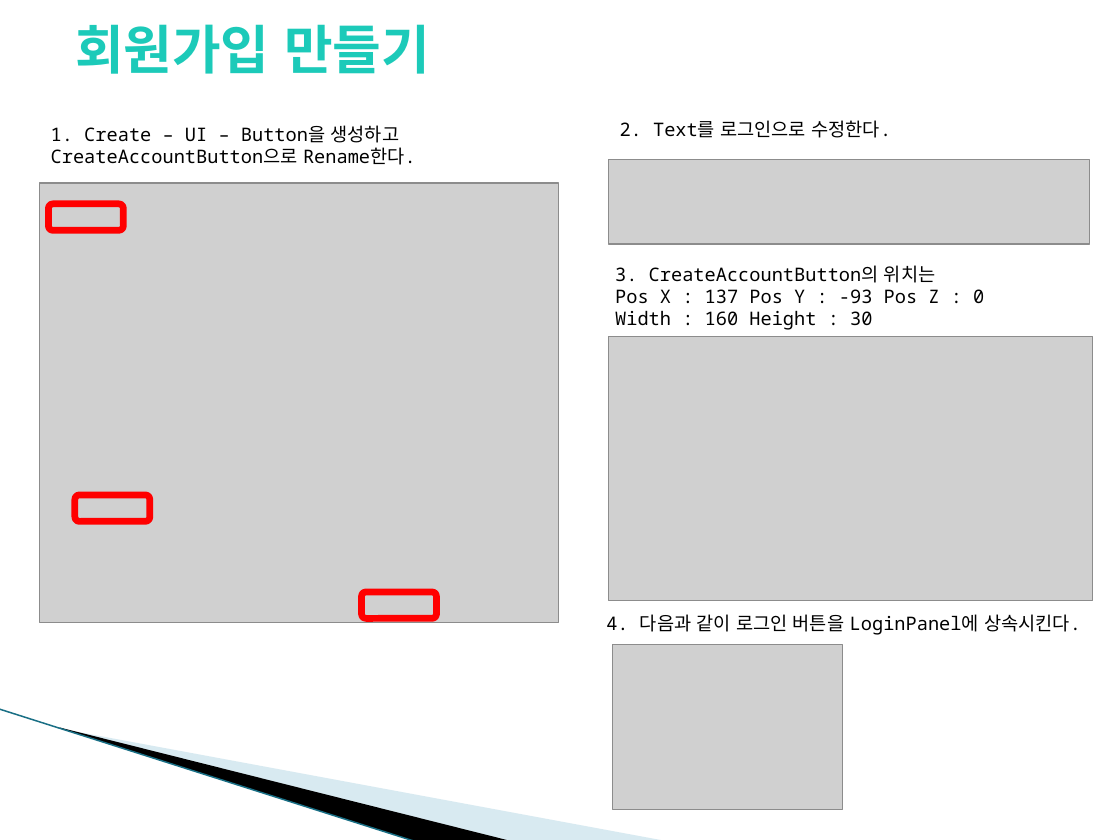
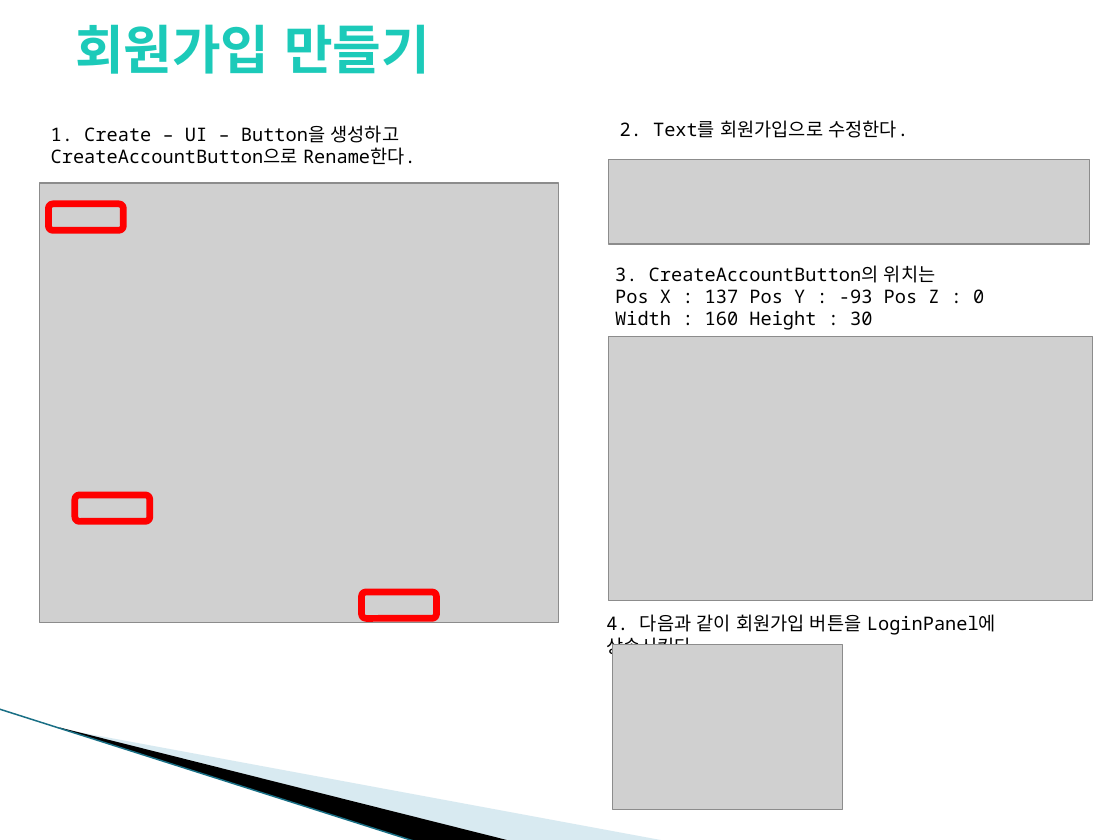
Before and after one commit to YounSJ/Unity_SQLite, a slide deck: slide 30 of Unity_SQLite.pptx. Drawn at 1120x840 pixels with LibreOffice and Linux fonts; fonts in the diff are those of the drawing; grey boxes stand for pictures; background and template pictures are left out. Boxes give left, top, right and bottom in pixels: in the first picture for what was removed or moved away, otherwise in the second. Text is boxed around its words. In the diff, an @@ line names an element or a change of style, - is before the commit and + after.

Commit message:
PPT_update

```diff
--- a/Unity_SQLite.pptx
+++ b/Unity_SQLite.pptx
@@ text at box(620, 120, 908, 138): text changed @@
-2. Text를 로그인으로 수정한다.
+2. Text를 회원가입으로 수정한다.
@@ text at box(606, 614, 996, 658): text changed @@
-4. 다음과 같이 로그인 버튼을 LoginPanel에 상속시킨다.
+4. 다음과 같이 회원가입 버튼을 LoginPanel에 상속시킨다.
```
